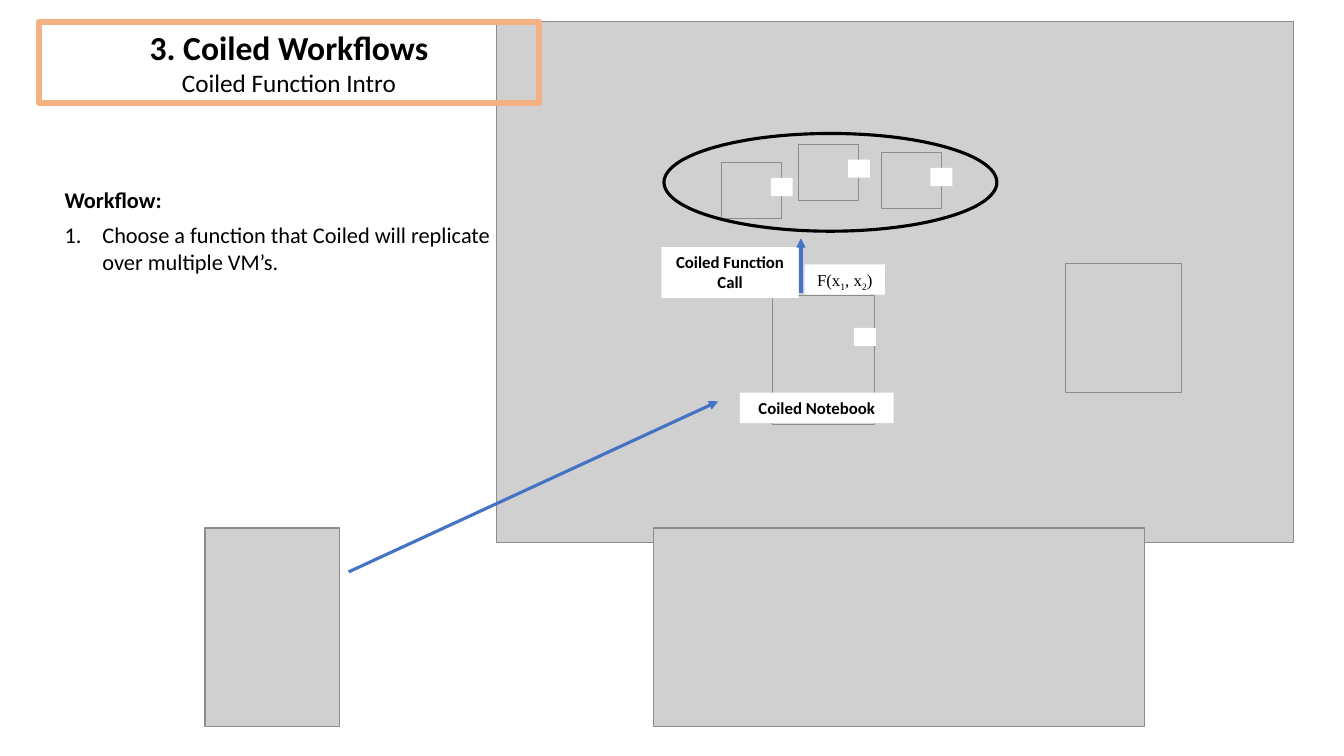
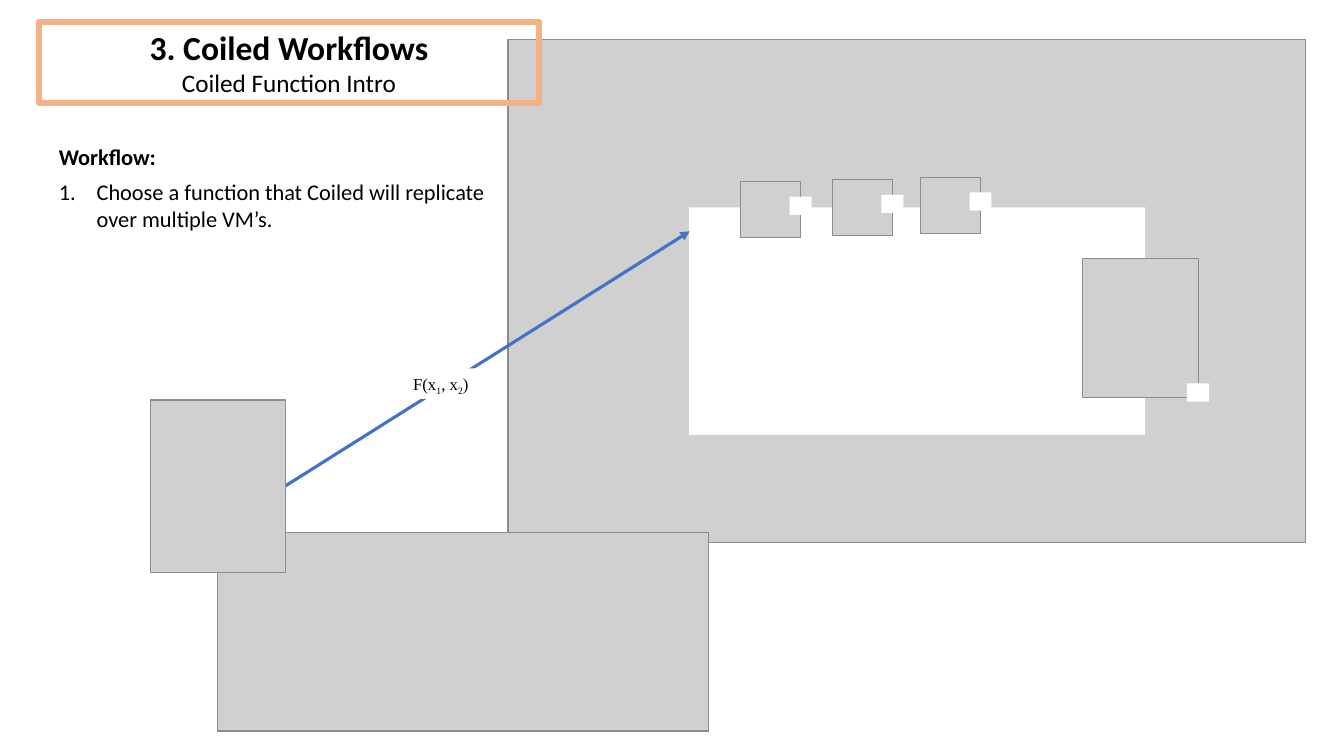
Before and after one commit to DeanHenze/cloud_earthdata, a slide deck: slide 18 of coiled/Coiled_presentation.pptx (slide 16 before the commit). Drawn at 1344x756 pixels with LibreOffice and Linux fonts; fonts in the diff are those of the drawing; grey boxes stand for pictures. Boxes give left, top, right and bottom in pixels: in the first picture for what was removed or moved away, otherwise in the second. Text is boxed around its words. In the diff, an @@ line names an element or a change of style, - is before the commit and + after.

```diff
--- a/coiled/Coiled_presentation.pptx
+++ b/coiled/Coiled_presentation.pptx
@@ picture: place and size @@
-picture at bbox=[497, 22, 1295, 543]
+picture at bbox=[508, 39, 1306, 542]
@@ text "Workflow:": place and size @@
-text "Workflow:" at bbox=[65, 192, 490, 274]
+text "Workflow:" at bbox=[59, 149, 484, 231]
@@ ellipse removed at bbox=[664, 133, 997, 231] @@
@@ picture: place and size @@
-picture at bbox=[800, 144, 859, 201]
+picture at bbox=[833, 179, 892, 236]
@@ picture: place and size @@
-picture at bbox=[881, 152, 941, 209]
+picture at bbox=[921, 177, 980, 234]
@@ rectangle added at bbox=[689, 208, 1145, 436], fill #FFFFFF @@
@@ picture: place and size @@
-picture at bbox=[722, 162, 781, 219]
+picture at bbox=[741, 181, 801, 238]
@@ rectangle: place and size @@
-rectangle at bbox=[771, 178, 793, 197]
+rectangle at bbox=[789, 197, 812, 215]
@@ rectangle: place and size @@
-rectangle at bbox=[848, 159, 870, 177]
+rectangle at bbox=[882, 195, 904, 213]
@@ rectangle: place and size @@
-rectangle at bbox=[931, 168, 953, 187]
+rectangle at bbox=[970, 193, 992, 211]
@@ arrow moved from (349, 572) - (719, 401) to (285, 486) - (690, 231) @@
@@ arrow removed from (802, 293) to (802, 238) @@
@@ rectangle removed at bbox=[661, 247, 799, 297] @@
-Coiled Function Call
@@ picture: place and size @@
-picture at bbox=[1066, 263, 1183, 392]
+picture at bbox=[1083, 258, 1199, 397]
@@ picture removed at bbox=[772, 295, 874, 424] @@
@@ text "F(x1, x2)" rewrapped from bbox=[805, 264, 885, 294] to bbox=[413, 378, 436, 393] @@
@@ rectangle: place and size @@
-rectangle at bbox=[854, 328, 876, 346]
+rectangle at bbox=[1187, 383, 1209, 401]
@@ picture: place and size @@
-picture at bbox=[205, 528, 339, 727]
+picture at bbox=[151, 400, 285, 573]
@@ rectangle removed at bbox=[740, 393, 894, 423] @@
-Coiled Notebook
@@ picture: place and size @@
-picture at bbox=[653, 528, 1144, 727]
+picture at bbox=[218, 532, 709, 731]
```
Also in this commit, not shown: 20 other slides changed, 7 slides added, 9 slides removed, 3 other files.
